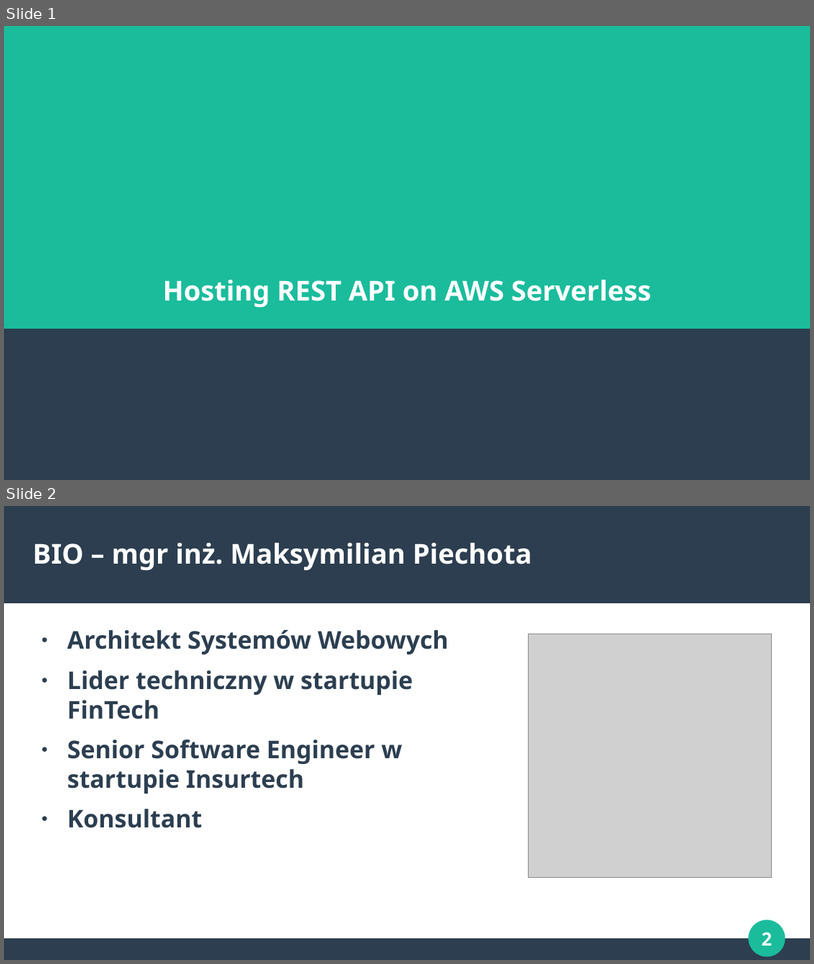
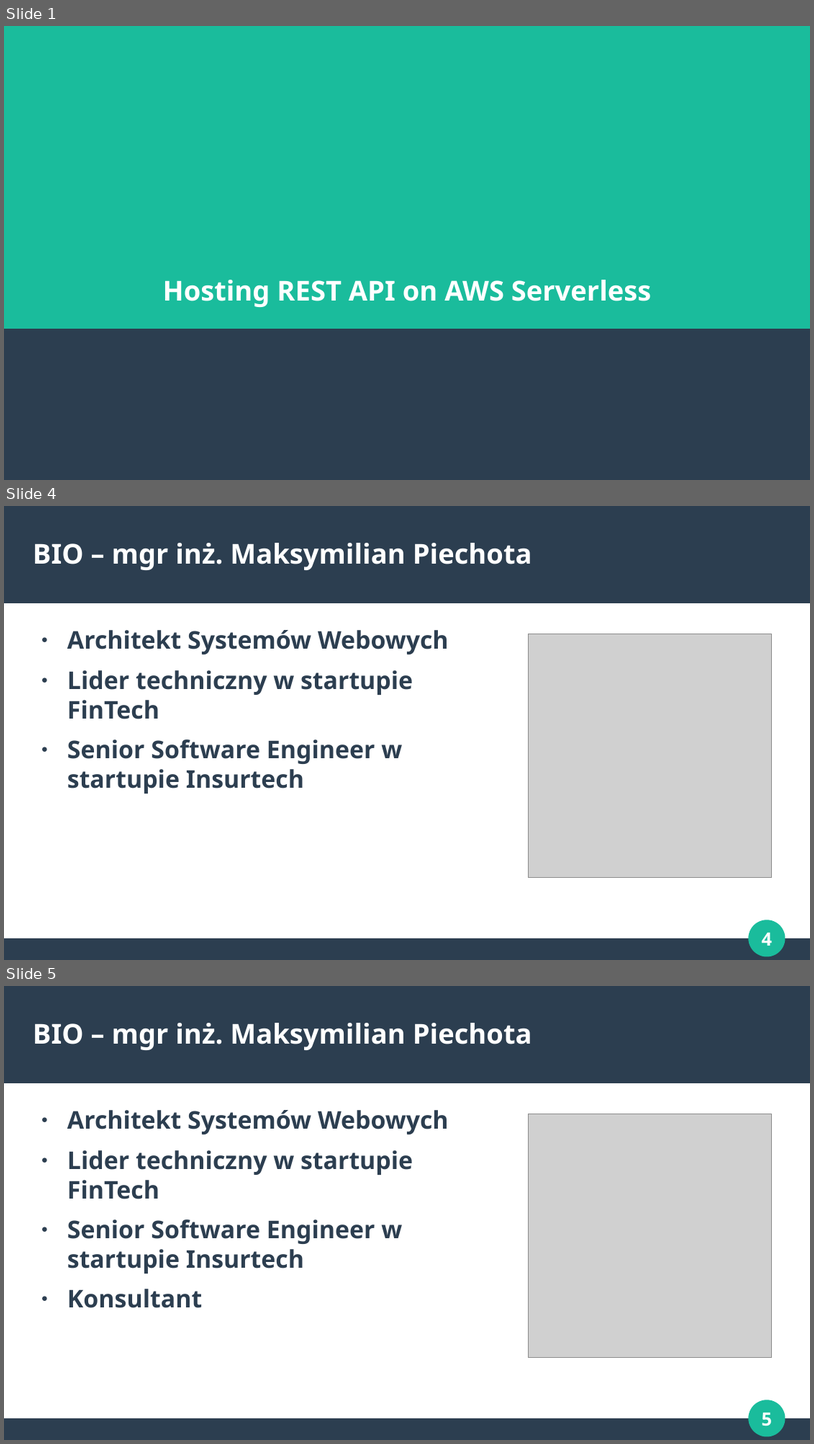
Before and after one commit to makspiechota/aws-apigateway-training-pl, a slide deck: presentation.odp. Shown one above the other, each under a label of ours: slides 1 and 2 before the commit, slides 1, 4 and 5 after it; the slides between them are not shown. The pictures are 814x964 and 814x1444 pixels, drawn with LibreOffice and Linux fonts; fonts in the diff are those of the drawing; grey boxes stand for pictures. Boxes give left, top, right and bottom in pixels: in the first picture for what was removed or moved away, otherwise in the second. Text is boxed around its words. In the diff, an @@ line names an element or a change of style, - is before the commit and + after.

```diff
--- a/presentation.odp
+++ b/presentation.odp
@@ slide 4 added at (x1=4, y1=506, x2=810, y2=960), background #FFFFFF; not listed: 4 template elements that a slide beside it also shows @@
@@ title added at (x1=33, y1=543, x2=532, y2=570), 27 pt, text #FFFFFF, bold @@
+BIO – mgr inż. Maksymilian Piechota
@@ text added at (x1=67, y1=630, x2=449, y2=793), 24 pt, text #2C3E50, bold @@
+● Architekt Systemów Webowych
+● Lider techniczny w startupie FinTech
+● Senior Software Engineer w startupie Insurtech
@@ picture added at (x1=529, y1=634, x2=772, y2=878) @@
@@ what was slide 2 is now slide 5 @@
@@ page number at (x1=762, y1=1412, x2=773, y2=1426): text changed @@
-2
+5
```
Also in this commit, not shown: 3 slides changed, 31 other slides added.
